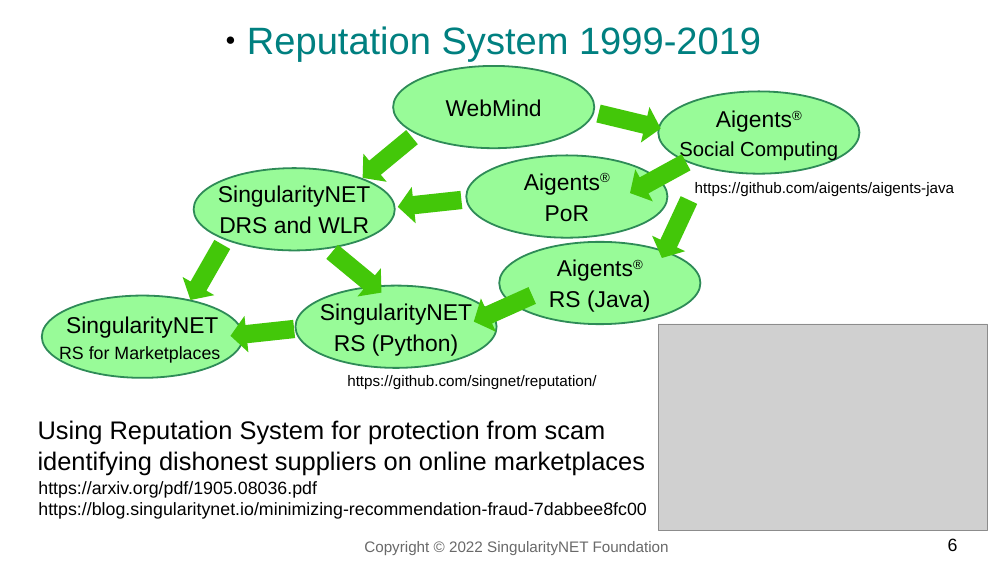
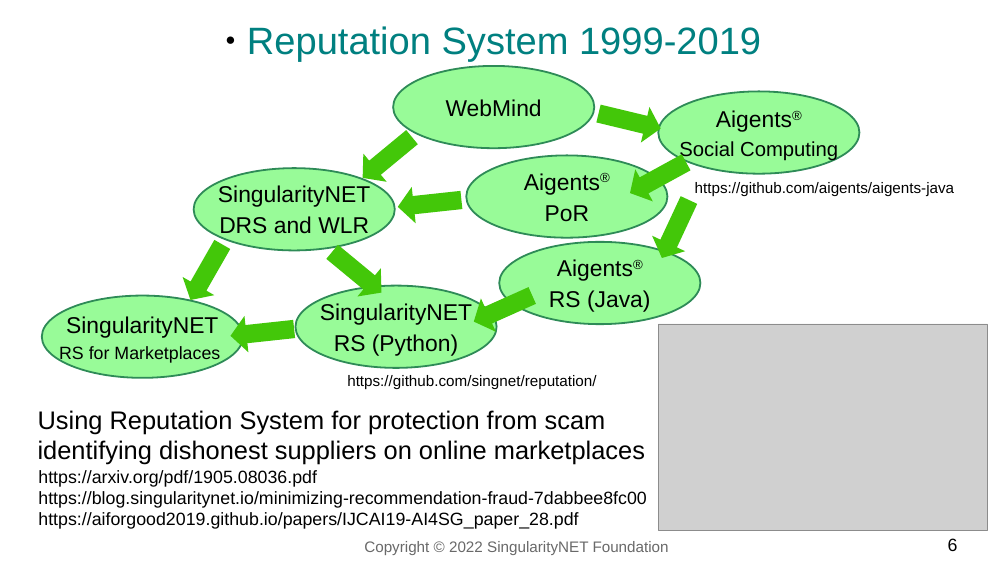
Before and after one commit to singnet/reputation, a slide deck: slide 6 of doc/reputation-systems-1999-2022.odp. Drawn at 1008x567 pixels with LibreOffice and Linux fonts; fonts in the diff are those of the drawing; grey boxes stand for pictures. Boxes give left, top, right and bottom in pixels: in the first picture for what was removed or moved away, otherwise in the second. Text is boxed around its words. In the diff, an @@ line names an element or a change of style, - is before the commit and + after.

```diff
--- a/doc/reputation-systems-1999-2022.odp
+++ b/doc/reputation-systems-1999-2022.odp
@@ text "Using Reputation System for protection ...": place and size @@
-text "Using Reputation System for protection ..." at [38, 420, 645, 475]
+text "Using Reputation System for protection ..." at [38, 410, 645, 465]
@@ text "https://arxiv.org/pdf/1905.08036.pdf": place and size @@
-text "https://arxiv.org/pdf/1905.08036.pdf" at [38, 481, 647, 519]
+text "https://arxiv.org/pdf/1905.08036.pdf" at [38, 470, 647, 529]
@@ text at [38, 512, 578, 529]: paragraph added @@
+https://aiforgood2019.github.io/papers/IJCAI19-AI4SG_paper_28.pdf
```
Also in this commit, not shown: 5 other slides changed, 1 other file.
